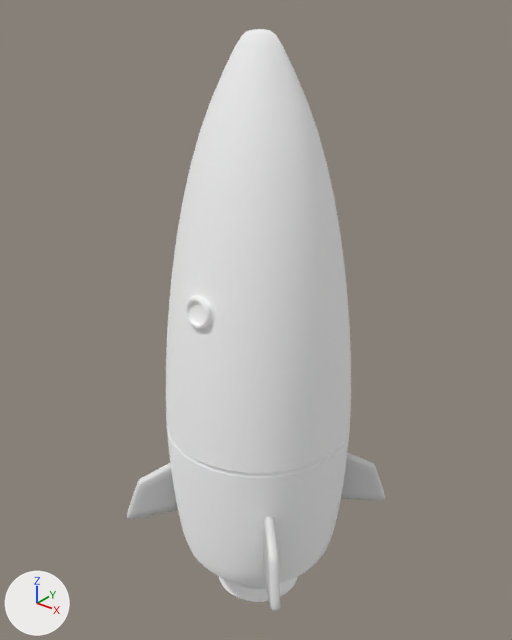
The glTF model scenes3d/rocket/rocket.glb as it was, and as the next commit left it.
The view is the same before and after, from a 50 mm camera at (3.49, -4.39, 4.24) aimed at (-0.09, 0.07, 1.47). The axes (+X, +Y, +Z) are drawn at lower left. The lights are the same throughout. The picture after the commit comes second. Where no turn or scale is listed for an object, it has been applied to the vertices.

The first picture shows 'Rocket body', 'Rocket fin', 'Rocket hatch window'.
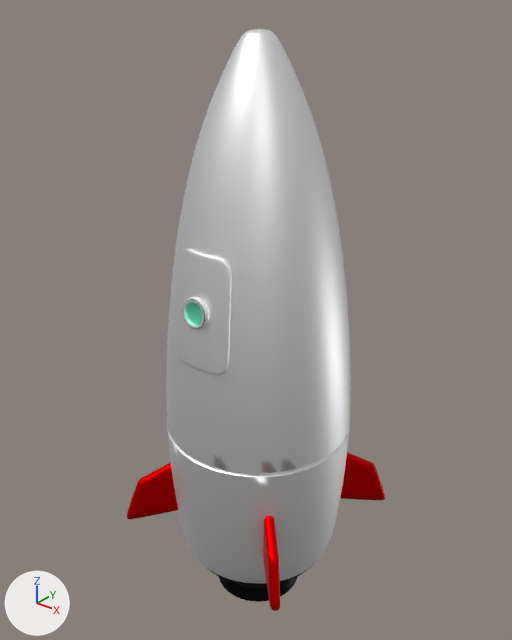
Changed parts and their boxes [x1, y1, x2, y2] in the pictures (512 x 640 px):
'Rocket body', surface changed (white to grey): [166, 29, 350, 602] in both
'Rocket fin', recoloured: [127, 452, 385, 611] in both
'Rocket hatch window', surface changed: [185, 297, 210, 329] in both

The change, as a list of edits to the scene's bpy script:
```text
Add img_rocket_window:
    img_rocket_window = load_image('Rocket Window', '_unpacked/Rocket_Window', 1024, 1024, 'sRGB')
Add img_rocket_body:
    img_rocket_body = load_image('Rocket Body', '_unpacked/Rocket_Body', 1024, 1024, 'sRGB')
Change mat_material_003:
    remove mat_material_003.base_color = (1.0, 1.0, 1.0)  # white #ffffff
    add mat_material_003.texture = img_rocket_body
    mat_material_003.roughness: 1.0 -> 0.5
Change mat_material_002:
    remove mat_material_002.base_color = (1.0, 1.0, 1.0)  # white #ffffff
    add mat_material_002.texture = img_rocket_window
    mat_material_002.roughness: 1.0 -> 0.5
Add mat_material:
    mat_material = principled_material('Material')
    mat_material.base_color = (0.8, 0.0, 0.000617)  # red #e70002
    mat_material.metallic = 1.0
Change me_cube_001:
    where me_cube_001.from_pydata(...)  # 848 vertices, 1680 faces; spans x -0.94..0.94, y -0.94..0.94, z -0.58..0.07
    add me_cube_001.materials.append(mat_material)  # red #e70002
```
